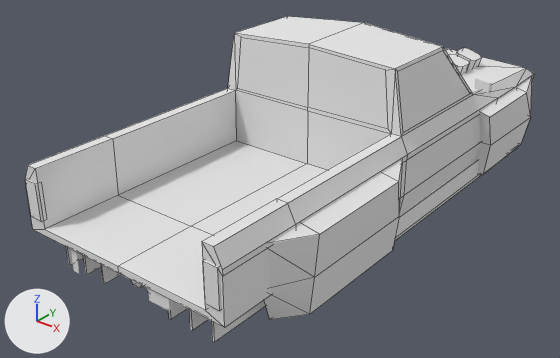
Two versions of the Blender file res/TestGameContent/_Resources/pRotoTYPE_Assets.blend, one commit apart.
Rendered twice from a 50 mm camera at (3.15, -4.6, 2.83) aimed at (-0.14, -0.49, 0.28). The axes (+X, +Y, +Z) are drawn at lower left. The lights are the same throughout. Mesh edges are drawn as thin lines on the coarser meshes.
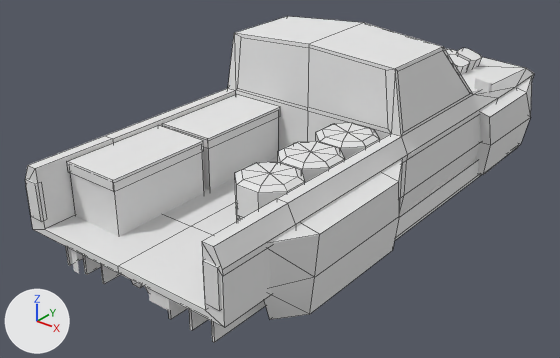
Changed parts and their boxes [x1, y1, x2, y2] in the pictures (560 x 358 px):
'Cube.013', added: after [67, 125, 204, 236]
'Cube', added: after [162, 94, 280, 190]
'Cylinder.003', added: after [235, 162, 305, 222]
'Cylinder.002', added: after [278, 141, 345, 182]
'Cylinder.001', added: after [316, 123, 380, 160]

What the commit changed:
Mesh me_cube is new.
It consists of a box spanning x -0.382..0.382, y -0.214..0.214, z -0.263..0.134; a box spanning x -0.392..0.392, y -0.22..0.22, z 0.08..0.155.
It uses material mat_scenematerial (its picture is missing).
Mesh me_cylinder_002 is new.
It has 65 vertices, 64 faces and spans x -0.218..0.218, y -0.218..0.218, z -0.221..0.221.
It uses material mat_scenematerial (its picture is missing).
Object 'Cube' (ob_cube) is new; it shows me_cube.
Its location is (-0.474, -0.739, 0.637).
Its rotation in degrees is (0, 0, 90).
It gains a EDGE_SPLIT modifier named 'EdgeSplit'.
Object 'Cube.013' (ob_cube_013) is new; it shows a copy of me_cube.
Its location is (-0.474, -1.563, 0.637).
Its rotation in degrees is (0, 0, 90).
It gains a EDGE_SPLIT modifier named 'EdgeSplit'.
Object 'Cylinder.001' (ob_cylinder_001) is new; it shows me_cylinder_002.
Its location is (0.488, -0.553, 0.624).
Its rotation in degrees is (0, 0, 23).
It gains a EDGE_SPLIT modifier named 'EdgeSplit'.
Object 'Cylinder.002' (ob_cylinder_002) is new; it shows a copy of me_cylinder_002.
Its location is (0.488, -0.965, 0.624).
Its rotation in degrees is (0, 0, 23).
It gains a EDGE_SPLIT modifier named 'EdgeSplit'.
Object 'Cylinder.003' (ob_cylinder_003) is new; it shows a copy of me_cylinder_002.
Its location is (0.488, -1.377, 0.624).
Its rotation in degrees is (0, 0, 23).
It gains a EDGE_SPLIT modifier named 'EdgeSplit'.
